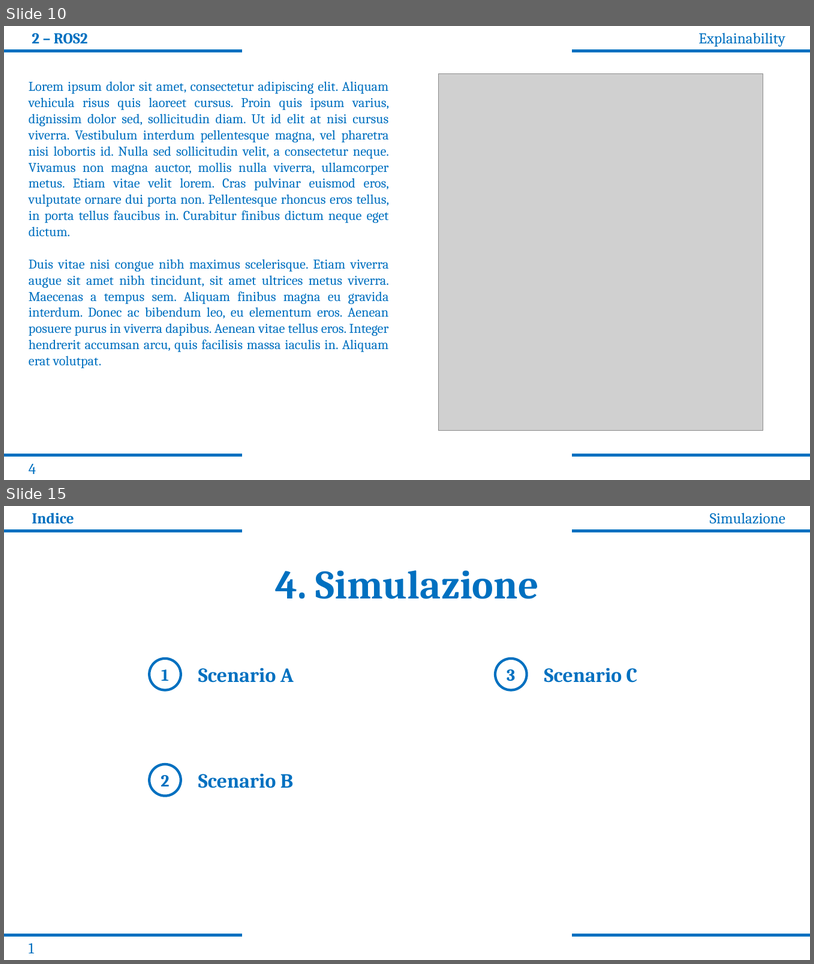
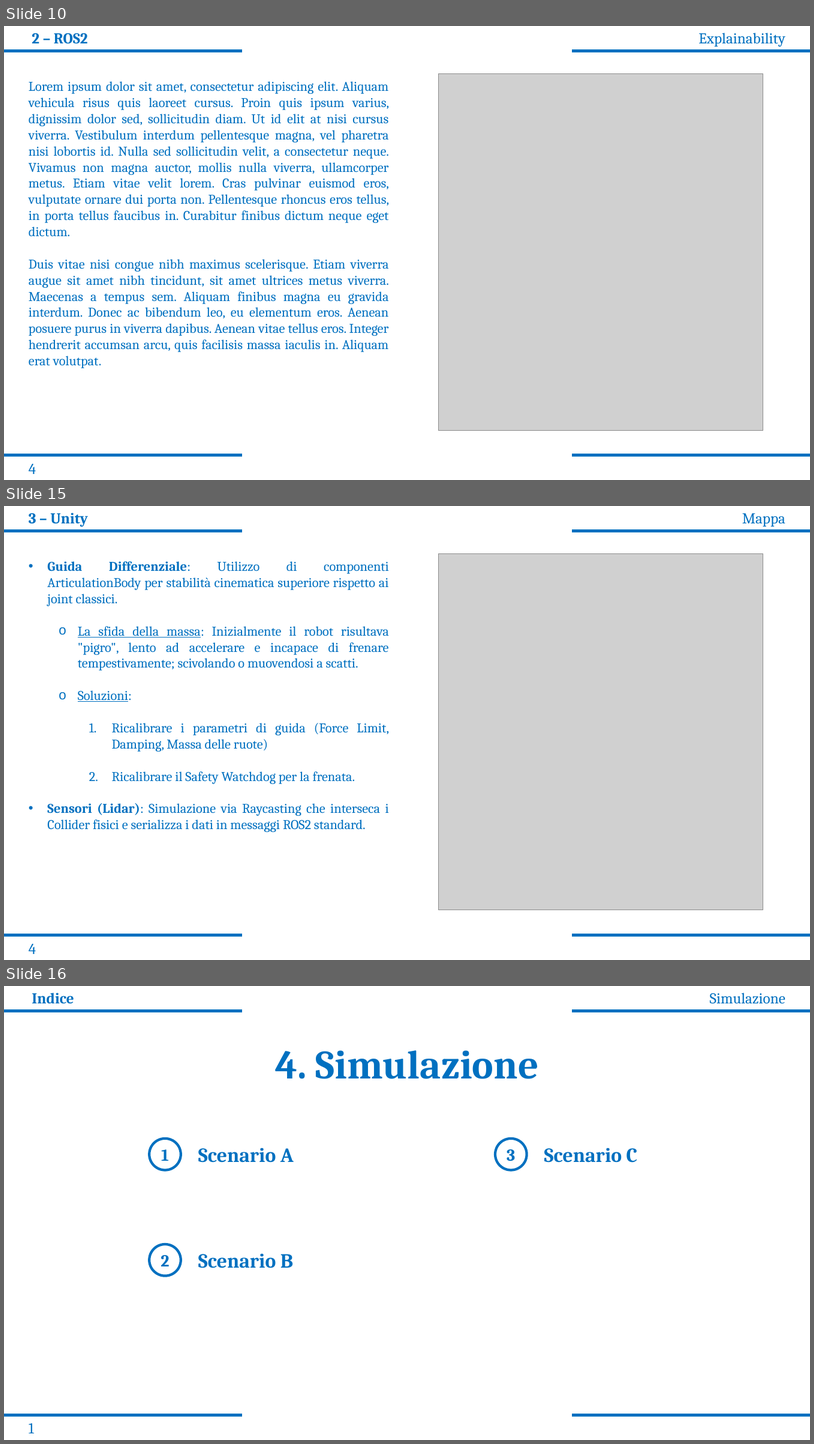
Before and after one commit to A-rgonaut/LM-32_HrR_Hotel-receptionist_Robot, a slide deck: docs/HrR_presentazione.pptx. Shown one above the other, each under a label of ours: slides 10 and 15 before the commit, slides 10, 15 and 16 after it; the slides between them are not shown. The pictures are 814x964 and 814x1444 pixels, drawn with LibreOffice and Linux fonts; fonts in the diff are those of the drawing; grey boxes stand for pictures. Boxes give left, top, right and bottom in pixels: in the first picture for what was removed or moved away, otherwise in the second. Text is boxed around its words. In the diff, an @@ line names an element or a change of style, - is before the commit and + after.

```diff
--- a/docs/HrR_presentazione.pptx
+++ b/docs/HrR_presentazione.pptx
@@ slide 15 added at [4,506,810,960], background #FFFFFF @@
@@ rectangle added at [4,506,810,960], fill #FFFFFF @@
@@ text added at [29,513,88,527], 18 pt, text #0070C0, bold @@
+3 – Unity
@@ text added at [743,513,786,527], 18 pt, text #0070C0 @@
+Mappa
@@ line added from (4, 531) to (242, 531), #0070C0 3 pt @@
@@ line added from (573, 531) to (810, 531), #0070C0 3 pt @@
@@ picture added at [439,554,763,910] @@
@@ text added at [47,561,389,832], 16 pt, text #0070C0 @@
+• Guida Differenziale: Utilizzo di componenti ArticulationBody per stabilità cinematica superiore rispetto ai joint classici.
+  o La sfida della massa: Inizialmente il robot risultava "pigro", lento ad accelerare e incapace di frenare tempestivamente; scivolando o muovendosi a scatti.
+  o Soluzioni:
+    1. Ricalibrare i parametri di guida (Force Limit, Damping, Massa delle ruote)
+    2. Ricalibrare il Safety Watchdog per la frenata.
+• Sensori (Lidar): Simulazione via Raycasting che interseca i Collider fisici e serializza i dati in messaggi ROS2 standard.
@@ line added from (4, 935) to (242, 935), #0070C0 3 pt @@
@@ line added from (573, 935) to (810, 935), #0070C0 3 pt @@
@@ text added at [29,943,36,954], 18 pt, text #0070C0 @@
+4
@@ what was slide 15 is now slide 16 @@
```
Also in this commit, not shown: 3 slides changed, 1 other slide added, 1 slide removed.
